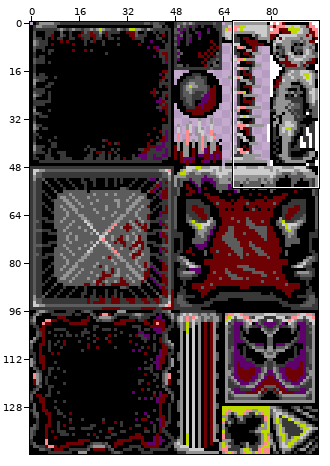
Edited in one commit: sprite sheet (ssss/Sprites/WorkingSprites/Ground_Tiles.png). The first picture is a wide view before the edit; the outline marks the close-up.
Close-up. As it was:
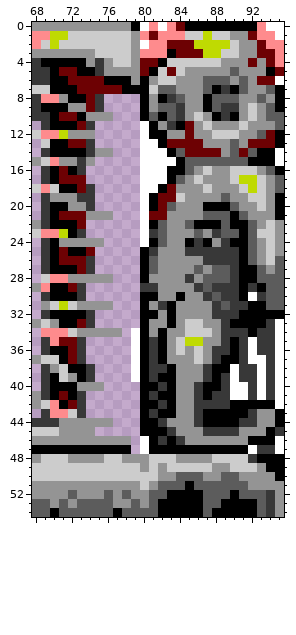
The file is 96x144 pixels. Shown: x 68..95, y 0..54. The commit also changed other parts of the picture, which this record leaves out.
Now the later version:
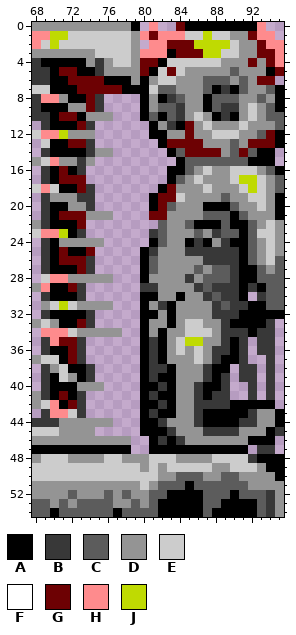
Palette (. is transparent): A #000000  B #383838  C #5c5c5c  D #949494  E #cccccc  F #ffffff  G #6d0103  H #fe8b8d  J #bfda02
The edit:
y 0: x 80 F -> .; x 82..83 FH -> ..; x 94..95 FF -> ..
y 1: x 95 F -> .
y 2: x 80 F -> .
y 6: x 95 F -> .
y 11..12: x 80 F -> .
y 13: x 80..81 FF -> ..
y 14: x 80..82 FFF -> ...; x 95 F -> .
y 15: x 80..83 FFFF -> ....; x 95 F -> .
y 16..17: x 80..82 FFF -> ...
y 18: x 80..81 FF -> ..
y 19..21: x 80 F -> .
y 22: x 80..81 FA -> ..
y 23..24: x 80 F -> .
y 30: x 92 F -> .
y 33: x 95 F -> .
y 34: x 79 F -> .; x 95 F -> .
y 35..36: x 79 F -> .; x 92 F -> .; x 95 F -> .
y 37: x 79 F -> .; x 92..93 FF -> ..; x 95 F -> .
y 38..39: x 79 F -> .; x 90 F -> .; x 93 F -> .; x 95 F -> .
y 40..41: x 90..91 FF -> ..; x 93 F -> .; x 95 F -> .
y 42: x 95 F -> .
y 46: x 80 F -> .; x 95 F -> .
y 47: x 80 F -> .; x 92 F -> .; x 95 F -> .
